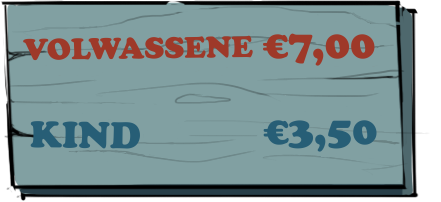
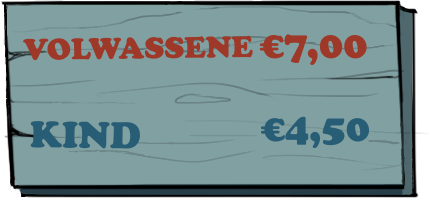
Before/after of a 441 × 202 layered artwork. What changed in the layer stack:
painted on "Background" over 4, 1, 414, 201
